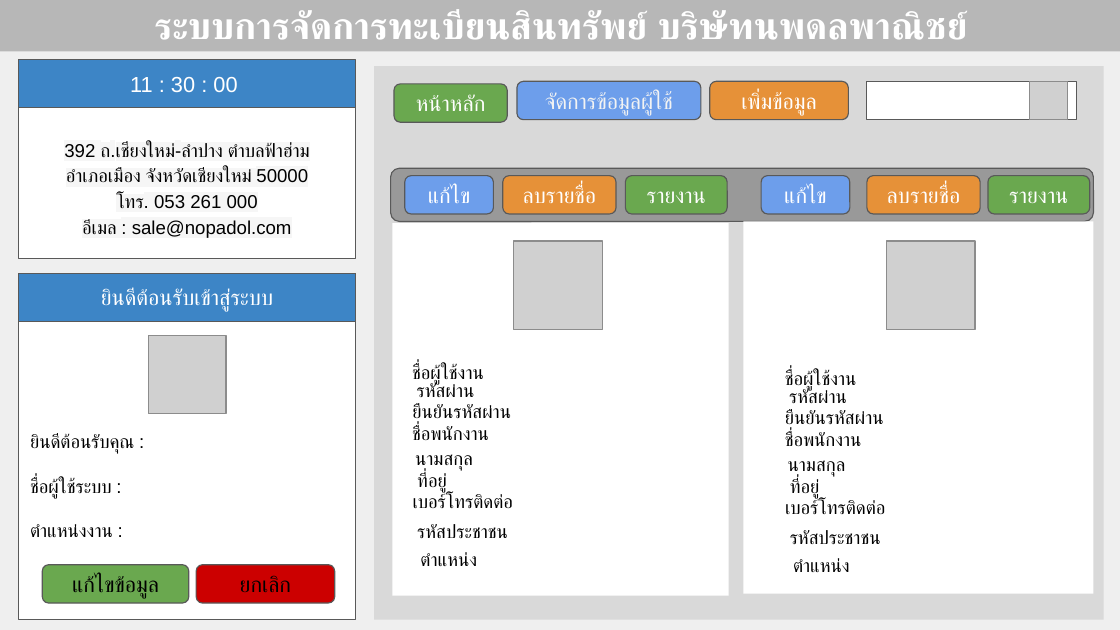
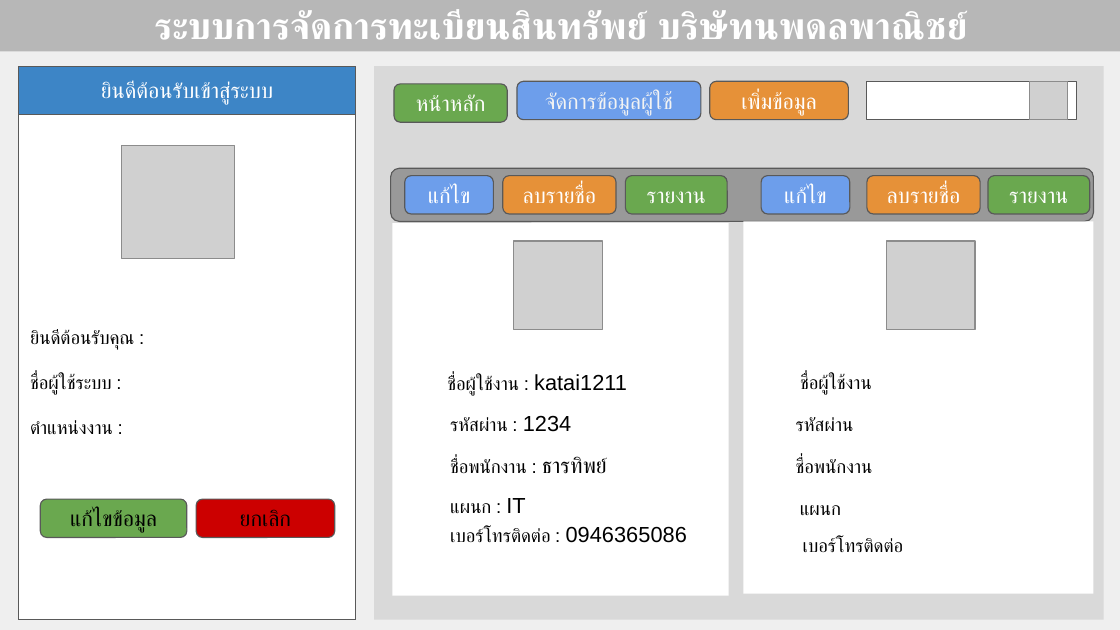
Before and after one commit to itnopadol/Program_asset_register, a slide deck: slide 3 of ออกแบบโปรเจคทะเบียนสินทรัพย์.pptx. Drawn at 1120x630 pixels with LibreOffice and Linux fonts; fonts in the diff are those of the drawing; grey boxes stand for pictures. Boxes give left, top, right and bottom in pixels: in the first picture for what was removed or moved away, otherwise in the second. Text is boxed around its words. In the diff, an @@ line names an element or a change of style, - is before the commit and + after.

```diff
--- a/ออกแบบโปรเจคทะเบียนสินทรัพย์.pptx
+++ b/ออกแบบโปรเจคทะเบียนสินทรัพย์.pptx
@@ rectangle removed at box(19, 59, 355, 108) @@
-11 : 30 : 00
@@ rectangle "ยินดีต้อนรับเข้าสู่ระบบ": place and size @@
-rectangle "ยินดีต้อนรับเข้าสู่ระบบ" at box(19, 273, 355, 321)
+rectangle "ยินดีต้อนรับเข้าสู่ระบบ" at box(19, 66, 355, 114)
@@ rectangle added at box(19, 114, 355, 619), fill #FFFFFF, outline #595959 0.75 pt, 12 pt, text #000000 @@
+ยินดีต้อนรับคุณ :
+ชื่อผู้ใช้ระบบ :
+ตำแหน่งงาน :
@@ picture: place and size @@
-picture at box(148, 336, 225, 413)
+picture at box(121, 146, 234, 259)
@@ rectangle added at box(19, 273, 355, 321), fill #3D85C6, outline #595959 0.75 pt @@
@@ text at box(447, 374, 627, 396): text changed @@
-ชื่อผู้ใช้งาน
+ชื่อผู้ใช้งาน : katai1211
@@ text "ชื่อผู้ใช้งาน": place and size @@
-text "ชื่อผู้ใช้งาน" at box(785, 370, 857, 390)
+text "ชื่อผู้ใช้งาน" at box(800, 375, 872, 395)
@@ text removed at box(412, 404, 511, 424) @@
-ยืนยันรหัสผ่าน
@@ text at box(450, 415, 571, 432): text changed @@
-รหัสผ่าน
+รหัสผ่าน : 1234
@@ text "รหัสผ่าน": place and size @@
-text "รหัสผ่าน" at box(789, 389, 847, 403)
+text "รหัสผ่าน" at box(796, 417, 854, 431)
@@ text removed at box(785, 410, 884, 430) @@
-ยืนยันรหัสผ่าน
@@ text removed at box(415, 454, 473, 471) @@
-นามสกุล
@@ text removed at box(417, 472, 447, 492) @@
-ที่อยู่
@@ vertical alignment top to middle in 8 elements at box(800, 375, 872, 395), box(796, 417, 854, 431), box(796, 458, 872, 473), box(803, 538, 903, 552), box(447, 374, 627, 396), box(450, 526, 687, 543), box(450, 415, 571, 432), box(450, 456, 608, 474) @@
@@ text at box(450, 456, 608, 474): text changed @@
-ชื่อพนักงาน
+ชื่อพนักงาน : ธารทิพย์
@@ text "ชื่อพนักงาน": place and size @@
-text "ชื่อพนักงาน" at box(785, 432, 861, 446)
+text "ชื่อพนักงาน" at box(796, 458, 872, 473)
@@ text removed at box(788, 460, 846, 477) @@
-นามสกุล
@@ text removed at box(790, 478, 820, 498) @@
-ที่อยู่
@@ rounded rectangle "แก้ไขข้อมูล": place and size @@
-rounded rectangle "แก้ไขข้อมูล" at box(43, 564, 189, 603)
+rounded rectangle "แก้ไขข้อมูล" at box(40, 500, 187, 538)
@@ rounded rectangle "ยกเลิก": place and size @@
-rounded rectangle "ยกเลิก" at box(196, 564, 335, 603)
+rounded rectangle "ยกเลิก" at box(196, 500, 335, 538)
@@ text added at box(450, 498, 525, 513), 12 pt, text #000000 @@
+แผนก : IT
@@ text added at box(800, 505, 841, 515), 12 pt, text #000000 @@
+แผนก
@@ text removed at box(417, 524, 508, 538) @@
-รหัสประชาชน
@@ text at box(450, 526, 687, 543): text changed @@
-เบอร์โทรติดต่อ
+เบอร์โทรติดต่อ : 0946365086
@@ text removed at box(790, 530, 881, 544) @@
-รหัสประชาชน
@@ text "เบอร์โทรติดต่อ": place and size @@
-text "เบอร์โทรติดต่อ" at box(785, 499, 885, 514)
+text "เบอร์โทรติดต่อ" at box(803, 538, 903, 552)
@@ text removed at box(420, 552, 477, 566) @@
-ตำแหน่ง
@@ text removed at box(793, 558, 850, 572) @@
-ตำแหน่ง
```
Also in this commit, not shown: 7 other slides changed, 7 slides added, 1 slide removed.
